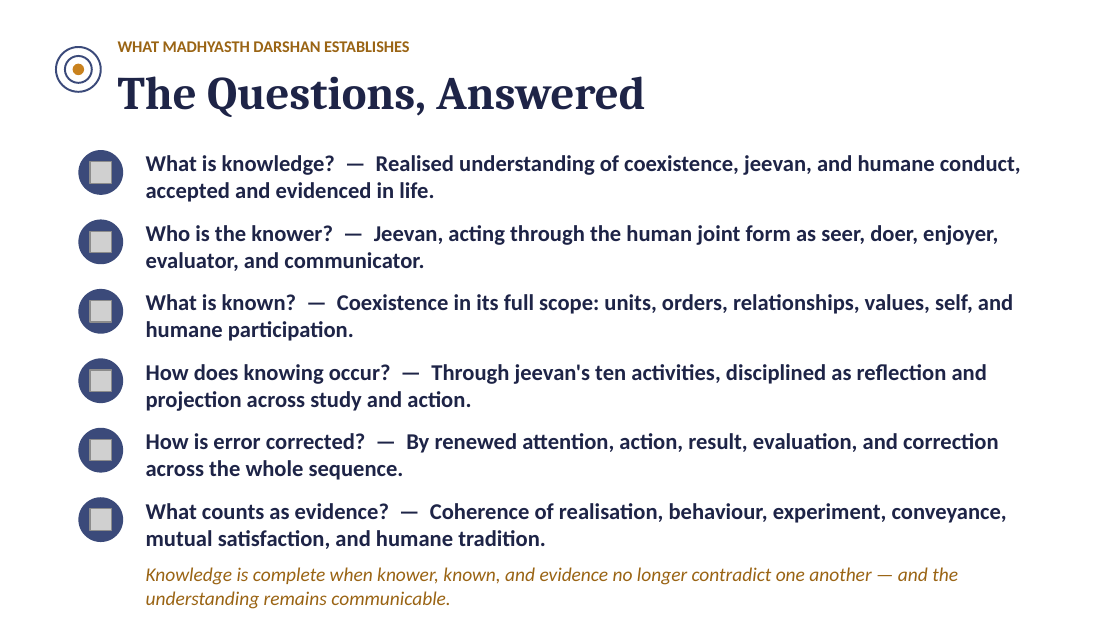
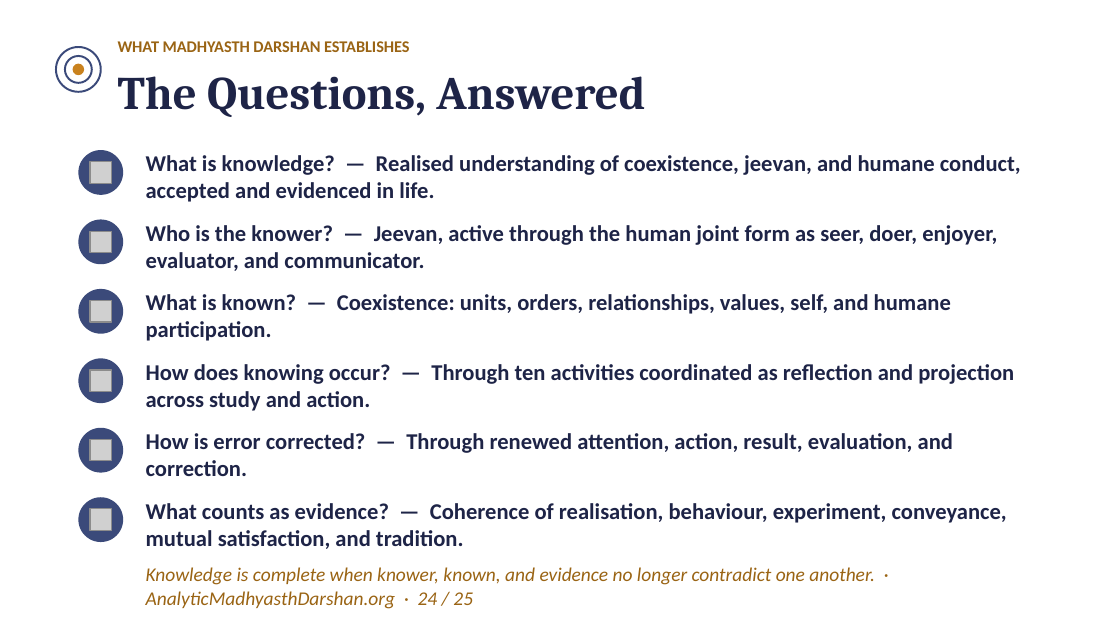
Before and after one commit to raghavamohan/AnalyticMadhyasthDarshan, a slide deck: slide 24 of Studies/Knowledge-Knower-And-Known/The-Epistemology-of-Coexistence-Madhyasth-Darshan.pptx (slide 23 before the commit). Drawn at 1120x630 pixels with LibreOffice and Linux fonts; fonts in the diff are those of the drawing; grey boxes stand for pictures. Boxes give left, top, right and bottom in pixels: in the first picture for what was removed or moved away, otherwise in the second. Text is boxed around its words. In the diff, an @@ line names an element or a change of style, - is before the commit and + after.

```diff
--- a/Studies/Knowledge-Knower-And-Known/The-Epistemology-of-Coexistence-Madhyasth-Darshan.pptx
+++ b/Studies/Knowledge-Knower-And-Known/The-Epistemology-of-Coexistence-Madhyasth-Darshan.pptx
@@ text at <box>146,225,997,271</box>: text changed @@
-Who is the knower? — Jeevan, acting through the human joint form as seer, doer, enjoyer, evaluator, and communicator.
+Who is the knower? — Jeevan, active through the human joint form as seer, doer, enjoyer, evaluator, and communicator.
@@ text at <box>146,294,951,341</box>: text changed @@
-What is known? — Coexistence in its full scope: units, orders, relationships, values, self, and humane participation.
+What is known? — Coexistence: units, orders, relationships, values, self, and humane participation.
@@ text at <box>146,364,1014,411</box>: text changed @@
-How does knowing occur? — Through jeevan's ten activities, disciplined as reflection and projection across study and action.
+How does knowing occur? — Through ten activities coordinated as reflection and projection across study and action.
@@ text at <box>146,433,953,476</box>: text changed @@
-How is error corrected? — By renewed attention, action, result, evaluation, and correction across the whole sequence.
+How is error corrected? — Through renewed attention, action, result, evaluation, and correction.
@@ text at <box>146,503,1007,549</box>: text changed @@
-What counts as evidence? — Coherence of realisation, behaviour, experiment, conveyance, mutual satisfaction, and humane tradition.
+What counts as evidence? — Coherence of realisation, behaviour, experiment, conveyance, mutual satisfaction, and tradition.
@@ text at <box>146,567,875,609</box>: text changed @@
-Knowledge is complete when knower, known, and evidence no longer contradict one another — and the understanding remains communicable.
+Knowledge is complete when knower, known, and evidence no longer contradict one another. · AnalyticMadhyasthDarshan.org · 24 / 25
```
Also in this commit, not shown: 22 other slides changed, 2 slides added, 1 other file.
